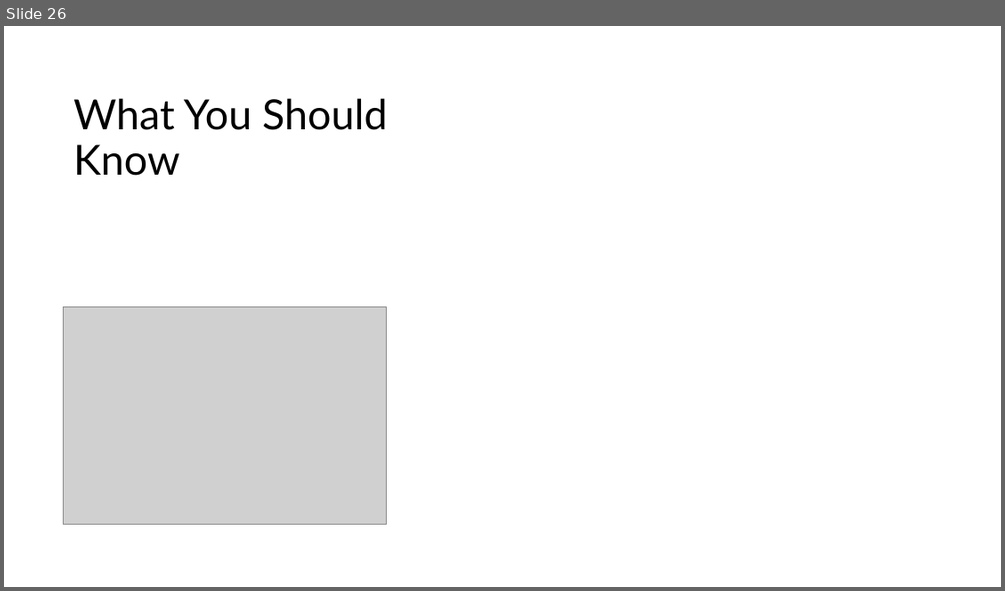
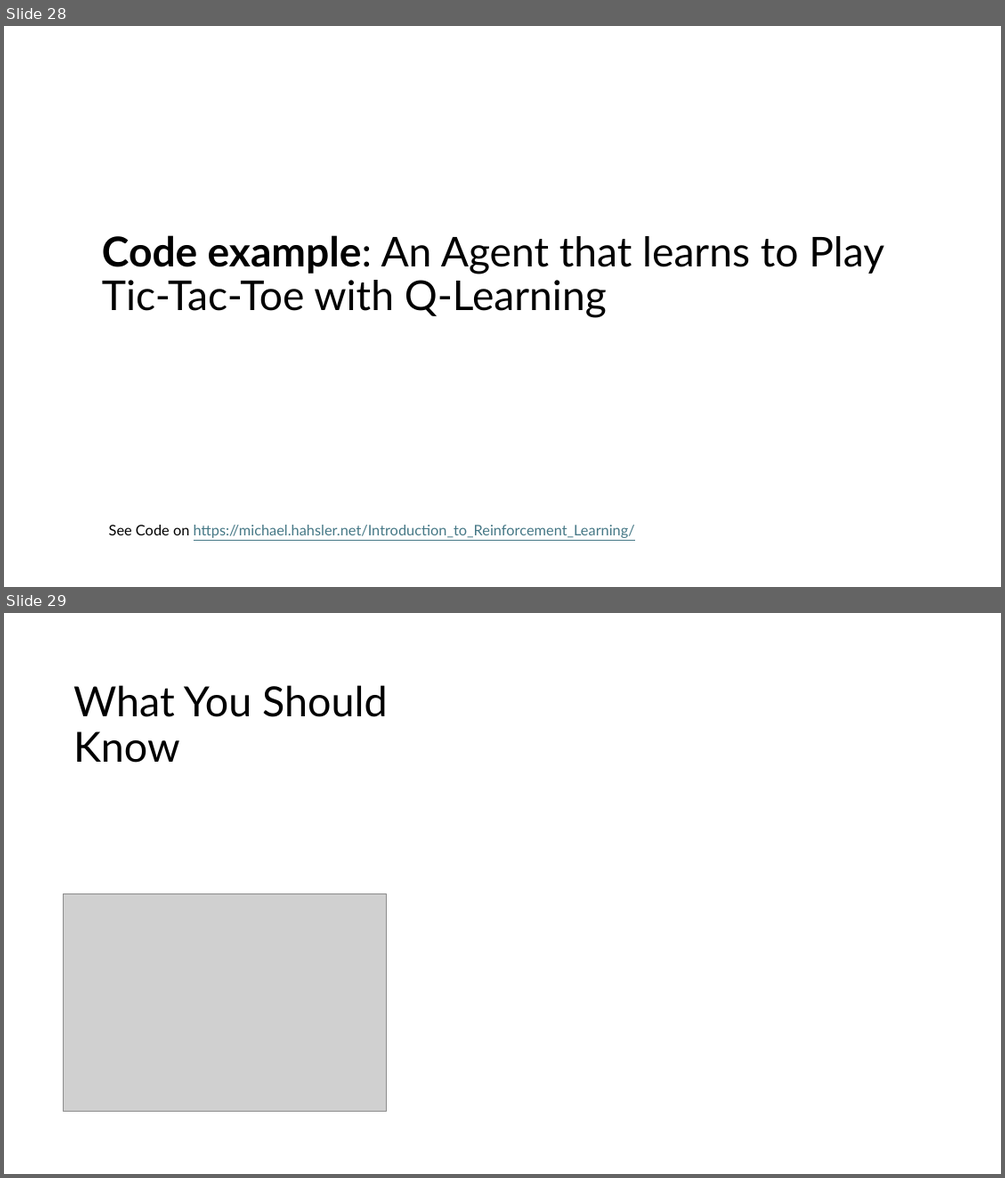
Before and after one commit to mhahsler/Introduction_to_Reinforcement_Learning, a slide deck: slides/Lecture_Chapter06.pptx. Shown one above the other, each under a label of ours: slide 26 before the commit, slides 28 and 29 after it. The pictures are 1005x591 and 1005x1178 pixels, drawn with LibreOffice and Linux fonts; fonts in the diff are those of the drawing; grey boxes stand for pictures. Boxes give left, top, right and bottom in pixels: in the first picture for what was removed or moved away, otherwise in the second. Text is boxed around its words. In the diff, an @@ line names an element or a change of style, - is before the commit and + after.

Commit message:
Added code example slides.

```diff
--- a/slides/Lecture_Chapter06.pptx
+++ b/slides/Lecture_Chapter06.pptx
@@ slide 28 added at bbox=[4, 26, 1001, 587], background #FFFFFF @@
@@ title added at bbox=[102, 235, 884, 318], 39.6 pt, text #000000 @@
+Code example: An Agent that learns to Play Tic-Tac-Toe with Q-Learning
@@ text added at bbox=[109, 524, 635, 538], 14 pt, text #467886, underline @@
+See Code on https://michael.hahsler.net/Introduction_to_Reinforcement_Learning/
@@ what was slide 26 is now slide 29 @@
```
Also in this commit, not shown: 2 other slides added, 20 other files.
